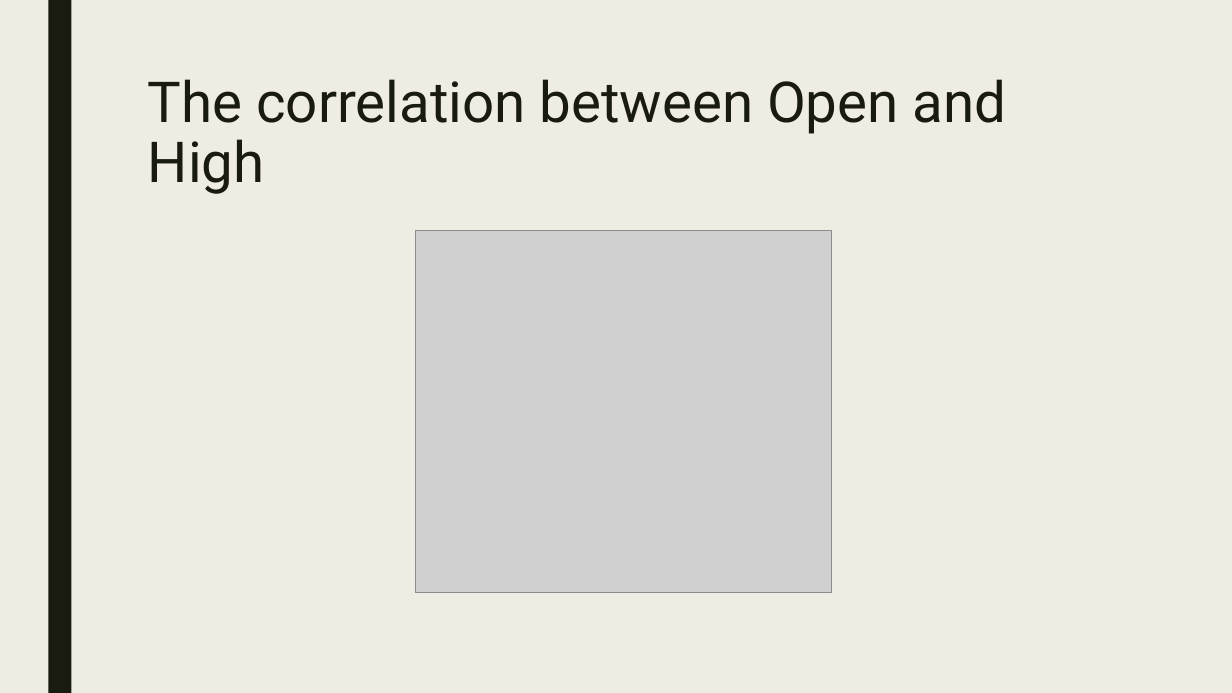
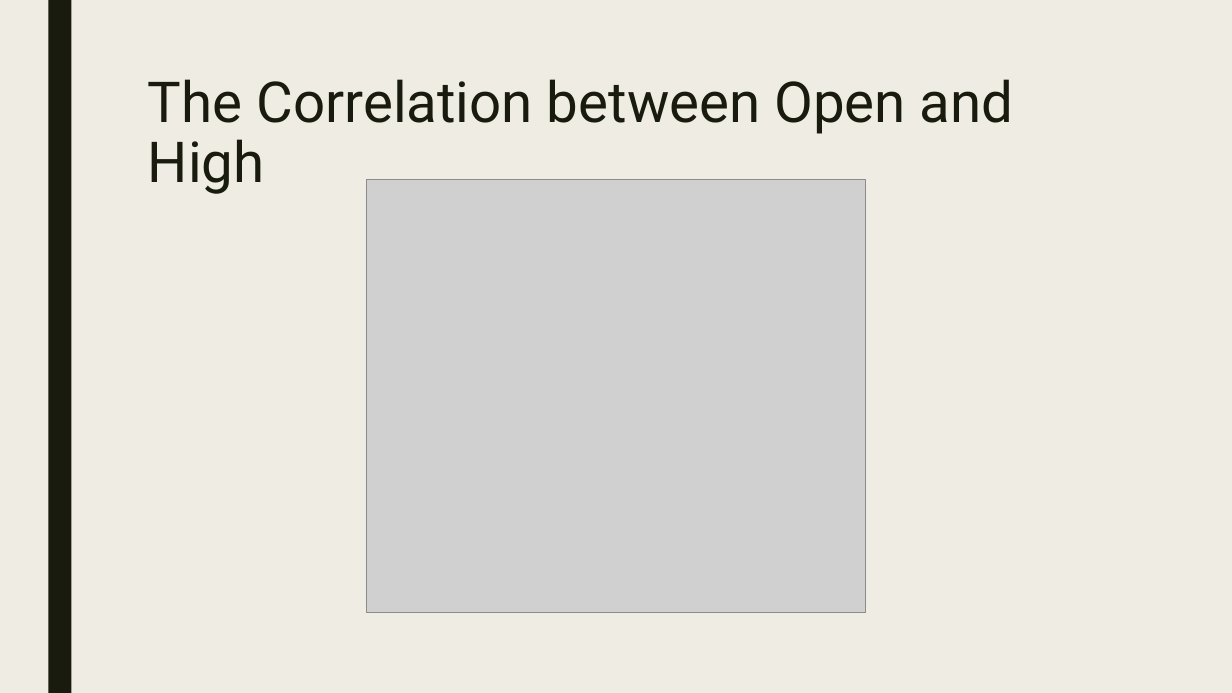
Before and after one commit to dante825/rGroupProj, a slide deck: slide 9 of documentation/presentationSlides.pptx. Drawn at 1232x693 pixels with LibreOffice and Linux fonts; fonts in the diff are those of the drawing; grey boxes stand for pictures. Boxes give left, top, right and bottom in pixels: in the first picture for what was removed or moved away, otherwise in the second. Text is boxed around its words. In the diff, an @@ line names an element or a change of style, - is before the commit and + after.

Commit message:
minor changes to slides

```diff
--- a/documentation/presentationSlides.pptx
+++ b/documentation/presentationSlides.pptx
@@ title at (148, 79, 1014, 194): text changed @@
-The correlation between Open and High
+The Correlation between Open and High
@@ picture: place and size @@
-picture at (416, 231, 833, 593)
+picture at (367, 179, 866, 613)
```
Also in this commit, not shown: 7 other slides changed.
